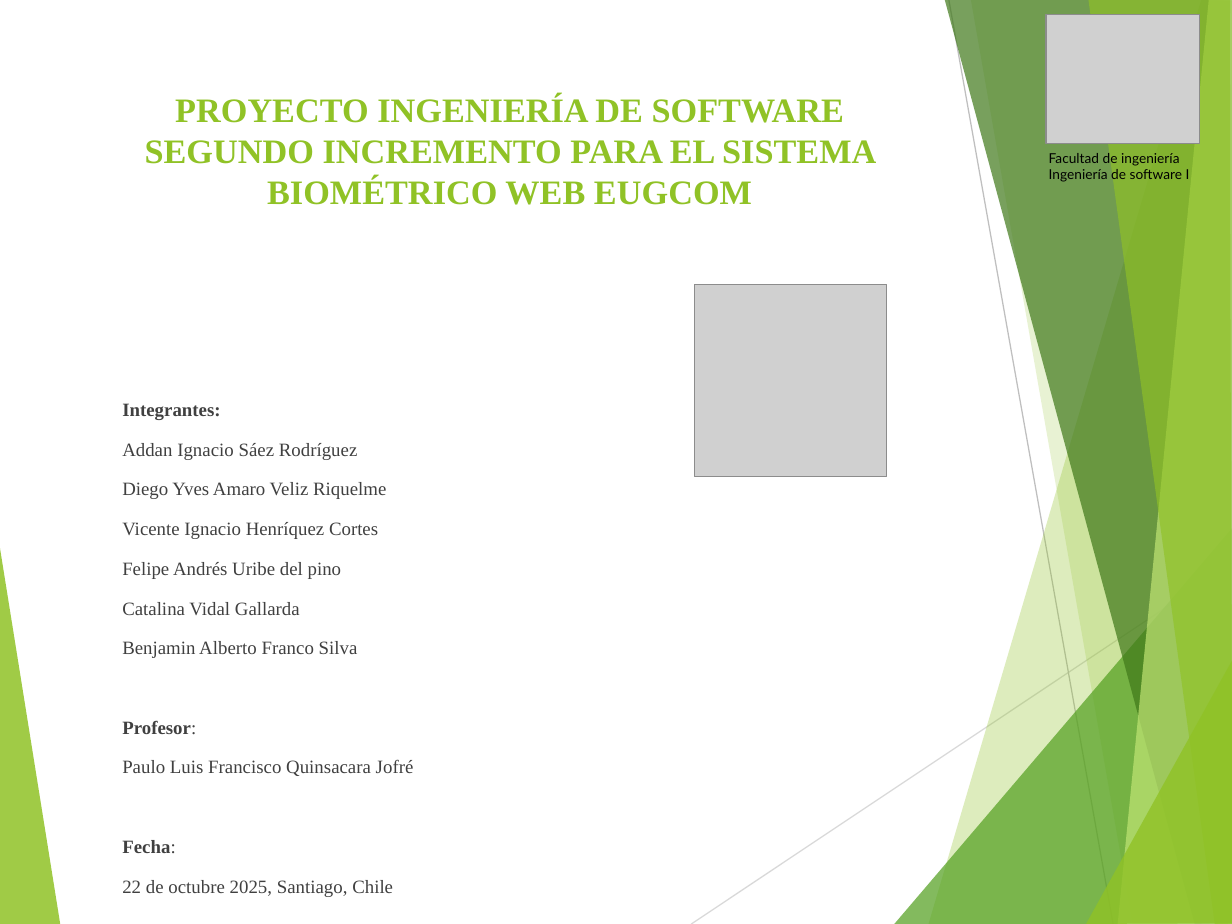
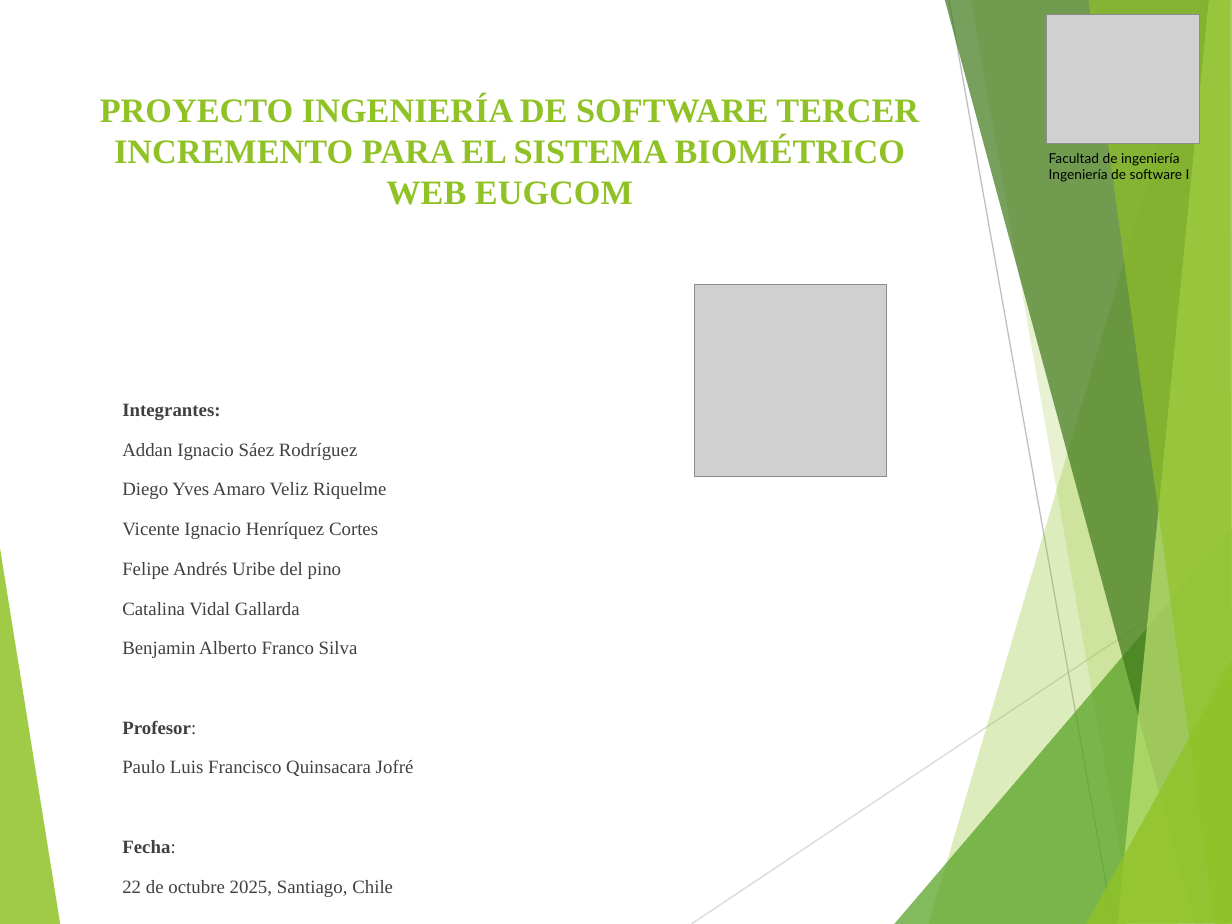
Before and after one commit to vixo23/ING-DE-SOFTWARE, a slide deck: slide 1 of INCREMENTO3/Ppt/PPt Tercer incremento scrum++.pptx. Drawn at 1232x924 pixels with LibreOffice and Linux fonts; fonts in the diff are those of the drawing; grey boxes stand for pictures. Boxes give left, top, right and bottom in pixels: in the first picture for what was removed or moved away, otherwise in the second. Text is boxed around its words. In the diff, an @@ line names an element or a change of style, - is before the commit and + after.

```diff
--- a/INCREMENTO3/Ppt/PPt Tercer incremento scrum++.pptx
+++ b/INCREMENTO3/Ppt/PPt Tercer incremento scrum++.pptx
@@ title at box(100, 95, 919, 205): text changed @@
-PROYECTO INGENIERÍA DE SOFTWARE SEGUNDO INCREMENTO PARA EL SISTEMA BIOMÉTRICO WEB EUGCOM
+PROYECTO INGENIERÍA DE SOFTWARE TERCER INCREMENTO PARA EL SISTEMA BIOMÉTRICO WEB EUGCOM
```
Also in this commit, not shown: 1 other slide changed, 2 other files.
